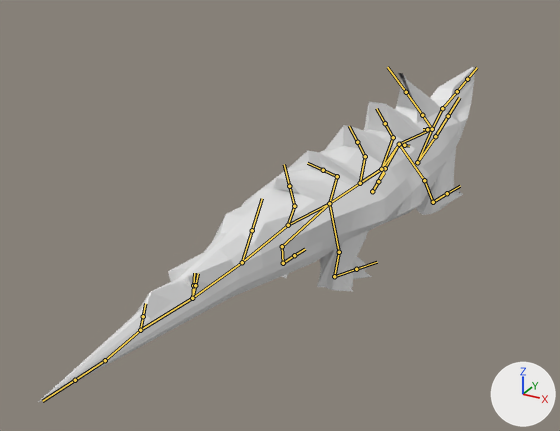
What one commit did to the FBX model ILLUMNIA/Assets/Blender imports/Croco/croco.fbx.
One viewpoint serves both versions: a 50 mm camera at (16.5, -50.2, 32.8) aimed at (-5.8, -9.5, 12.5). The lights are fixed; the arrows at lower right show +X, +Y and +Z. The bones that bend it are drawn over the model as lines.
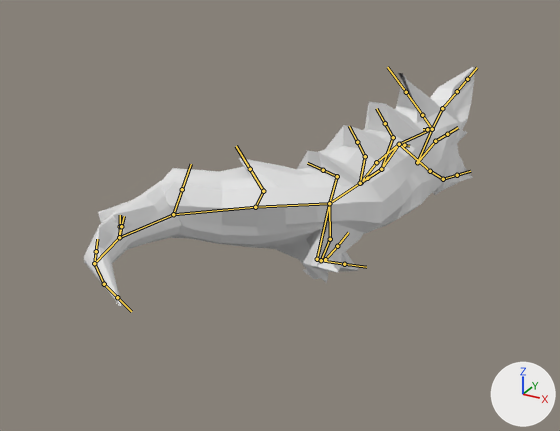
The newer file adds an action. The first version stands in its rest pose; the second is drawn at frame 21 of the action 'Armature|DEPLACEMENT'.

Location of each change, [x1, y1, x2, y2] in pixels of the pictures (560 x 431 px):
'Cube', posed (11% narrower, 29% shorter): before [38, 67, 475, 402]; after [84, 67, 475, 306]
bone 'Bone.008', root to tip: before (417, 162) to (435, 136); after (417, 162) to (435, 141)
bone 'Bone.009', root to tip: before (435, 136) to (448, 116); after (435, 141) to (447, 134)
bone 'Bone.026', root to tip: before (399, 144) to (385, 168); after (399, 144) to (376, 162)
bone 'Bone.028', root to tip: before (385, 168) to (372, 191); after (376, 162) to (361, 182)
bone 'Bone.029', root to tip: before (372, 191) to (378, 181); after (361, 182) to (367, 178)
bone 'Bone.027', root to tip: before (399, 144) to (424, 180); after (399, 144) to (430, 171)
bone 'Bone.030', root to tip: before (424, 180) to (433, 202); after (430, 171) to (443, 179)
bone 'Bone.031', root to tip: before (433, 202) to (447, 193); after (443, 179) to (457, 175)
bone 'Bone.012', root to tip: before (329, 203) to (288, 225); after (329, 203) to (255, 207)
bone 'Bone.013', root to tip: before (288, 225) to (242, 262); after (255, 207) to (173, 214)
bone 'Bone.014', root to tip: before (242, 262) to (192, 298); after (173, 214) to (119, 237)
bone 'Bone.015', root to tip: before (192, 298) to (140, 330); after (119, 237) to (94, 263)
bone 'Bone.016', root to tip: before (140, 330) to (105, 360); after (94, 263) to (104, 284)
bone 'Bone.017', root to tip: before (105, 360) to (75, 380); after (104, 284) to (117, 297)
bone 'Bone.018', root to tip: before (329, 203) to (282, 246); after (329, 203) to (317, 259)
bone 'Bone.022', root to tip: before (282, 246) to (283, 263); after (317, 259) to (325, 259)
bone 'Bone.025', root to tip: before (283, 263) to (294, 255); after (325, 259) to (337, 246)
bone 'Bone.019', root to tip: before (329, 203) to (339, 252); after (329, 203) to (330, 239)
bone 'Bone.024', root to tip: before (334, 276) to (356, 269); after (321, 260) to (344, 264)

The change in detail:
Bone 'Bone.008' (bone_bone_008) turns from (0, 0, 0) to (1, 0, -4) degrees about its own x, y and z.
Bone 'Bone.009' (bone_bone_009) turns from (0, 0, 0) to (3, 1, -7) degrees about its own x, y and z.
Bone 'Bone.026' (bone_bone_026) turns from (0, 0, 0) to (-45, 22, -8) degrees about its own x, y and z.
Bone 'Bone.028' (bone_bone_028) turns from (0, 0, 0) to (25, -4, -13) degrees about its own x, y and z.
Bone 'Bone.029' (bone_bone_029) turns from (0, 0, 0) to (2, -5, -13) degrees about its own x, y and z.
Bone 'Bone.027' (bone_bone_027) turns from (0, 0, 0) to (24, 17, 2) degrees about its own x, y and z.
Bone 'Bone.030' (bone_bone_030) turns from (0, 0, 0) to (23, 9, 0) degrees about its own x, y and z.
Bone 'Bone.031' (bone_bone_031) turns from (0, 0, 0) to (5, 4, -58) degrees about its own x, y and z.
Bone 'Bone.012' (bone_bone_012) turns from (0, 0, 0) to (36, 3, -17) degrees about its own x, y and z.
Bone 'Bone.013' (bone_bone_013) turns from (0, 0, 0) to (12, 1, -7) degrees about its own x, y and z.
Bone 'Bone.014' (bone_bone_014) turns from (0, 0, 0) to (-46, 9, 16) degrees about its own x, y and z.
Bone 'Bone.015' (bone_bone_015) turns from (0, 0, 0) to (-25, 4, 14) degrees about its own x, y and z.
Bone 'Bone.016' (bone_bone_016) turns from (0, 0, 0) to (-22, 1, 3) degrees about its own x, y and z.
Bone 'Bone.017' (bone_bone_017) turns from (0, 0, 0) to (-25, 1, 12) degrees about its own x, y and z.
Bone 'Bone.018' (bone_bone_018) turns from (0, 0, 0) to (49, 5, -49) degrees about its own x, y and z.
Bone 'Bone.022' (bone_bone_022) turns from (0, 0, 0) to (-21, 2, 3) degrees about its own x, y and z.
Bone 'Bone.025' (bone_bone_025) turns from (0, 0, 0) to (-21, 3, -25) degrees about its own x, y and z.
Bone 'Bone.019' (bone_bone_019) turns from (0, 0, 0) to (-19, -11, -4) degrees about its own x, y and z.
Bone 'Bone.024' (bone_bone_024) turns from (0, 0, 0) to (1, 1, 9) degrees about its own x, y and z.
